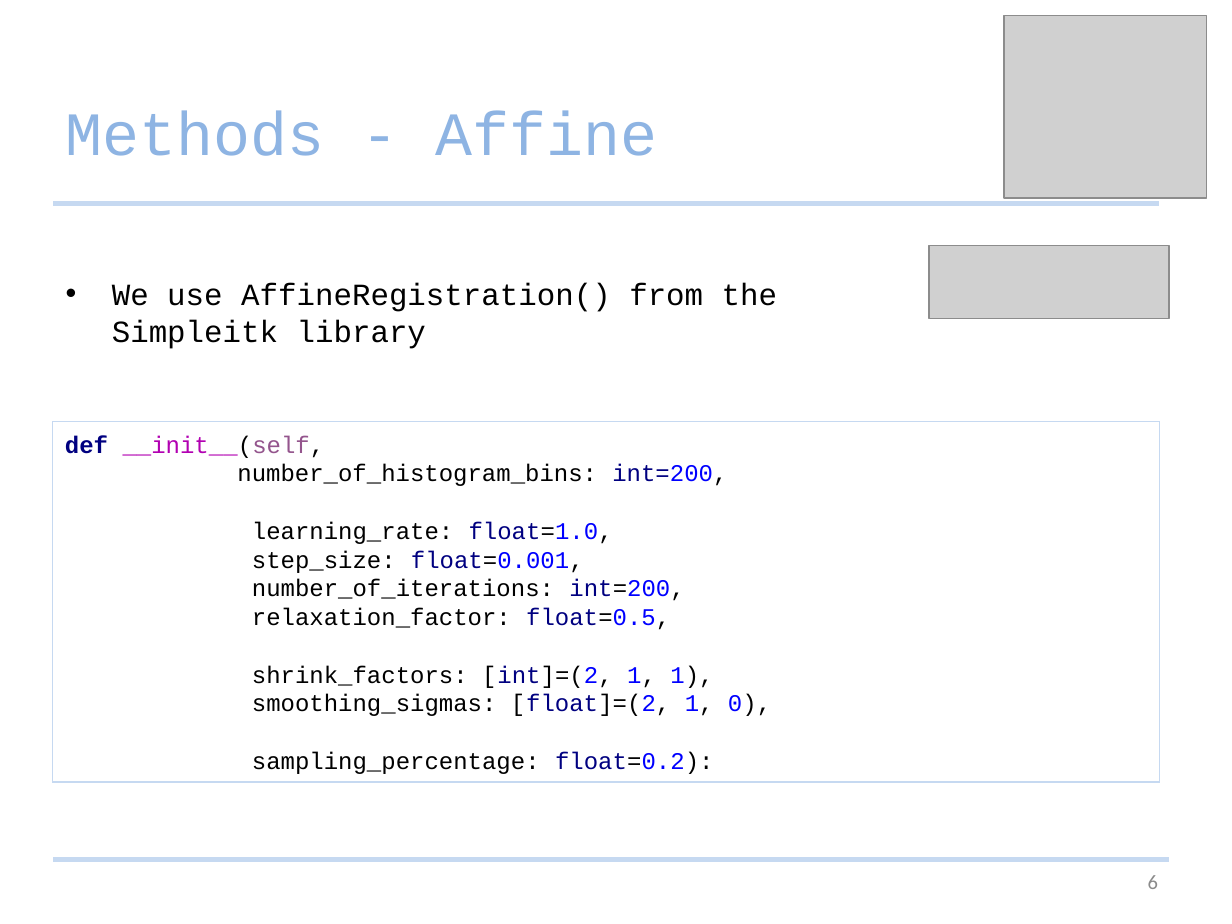
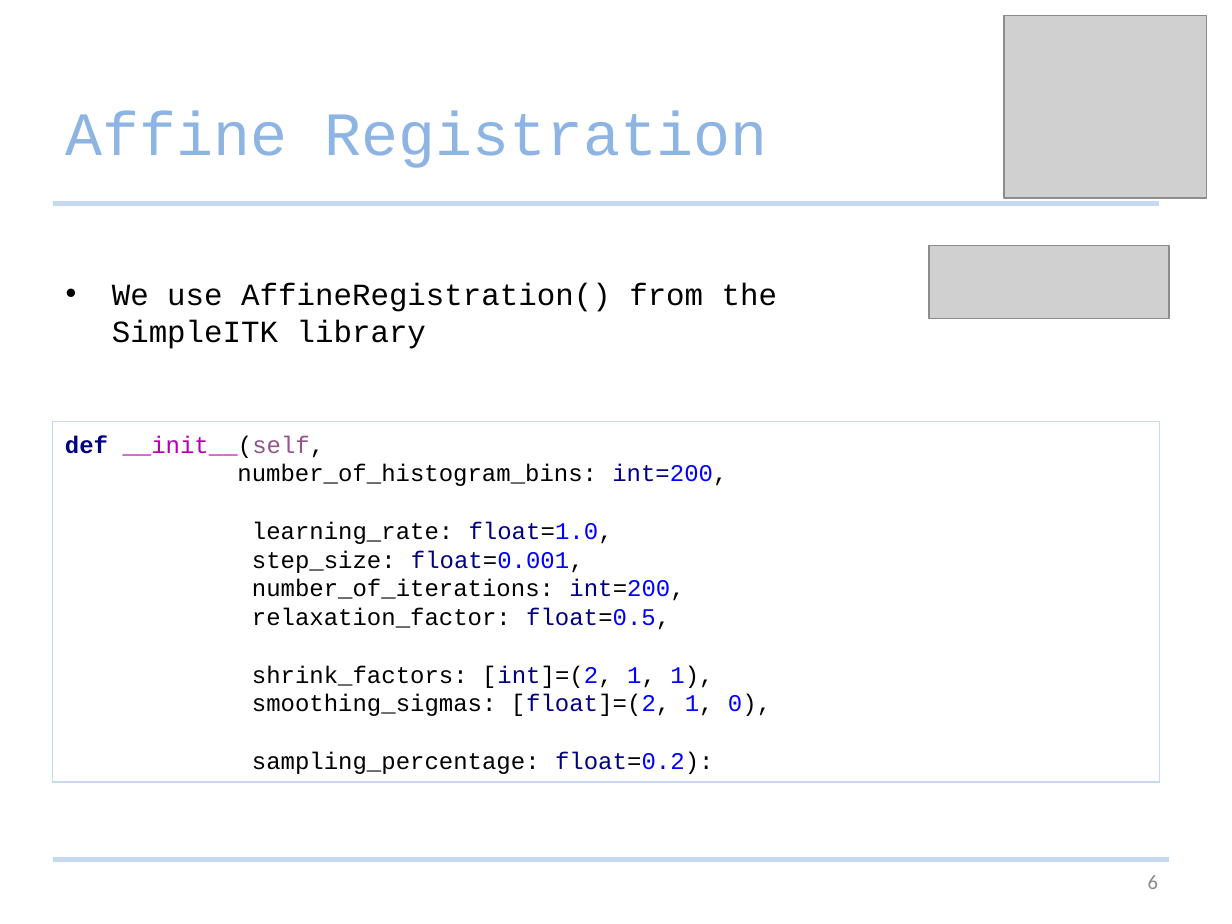
Before and after one commit to Studijacob/MIALab, a slide deck: slide 6 of wd/Documentation/MIALab presentation.pptx. Drawn at 1232x924 pixels with LibreOffice and Linux fonts; fonts in the diff are those of the drawing; grey boxes stand for pictures. Boxes give left, top, right and bottom in pixels: in the first picture for what was removed or moved away, otherwise in the second. Text is boxed around its words. In the diff, an @@ line names an element or a change of style, - is before the commit and + after.

```diff
--- a/wd/Documentation/MIALab presentation.pptx
+++ b/wd/Documentation/MIALab presentation.pptx
@@ title at bbox=[66, 111, 768, 168]: text changed @@
-Methods - Affine
+Affine Registration
@@ text in rectangle at bbox=[112, 283, 777, 349]: text changed @@
-• We use AffineRegistration() from the Simpleitk library
+• We use AffineRegistration() from the SimpleITK library
```
Also in this commit, not shown: 10 other slides changed, 5 slides added, 2 slides removed.
